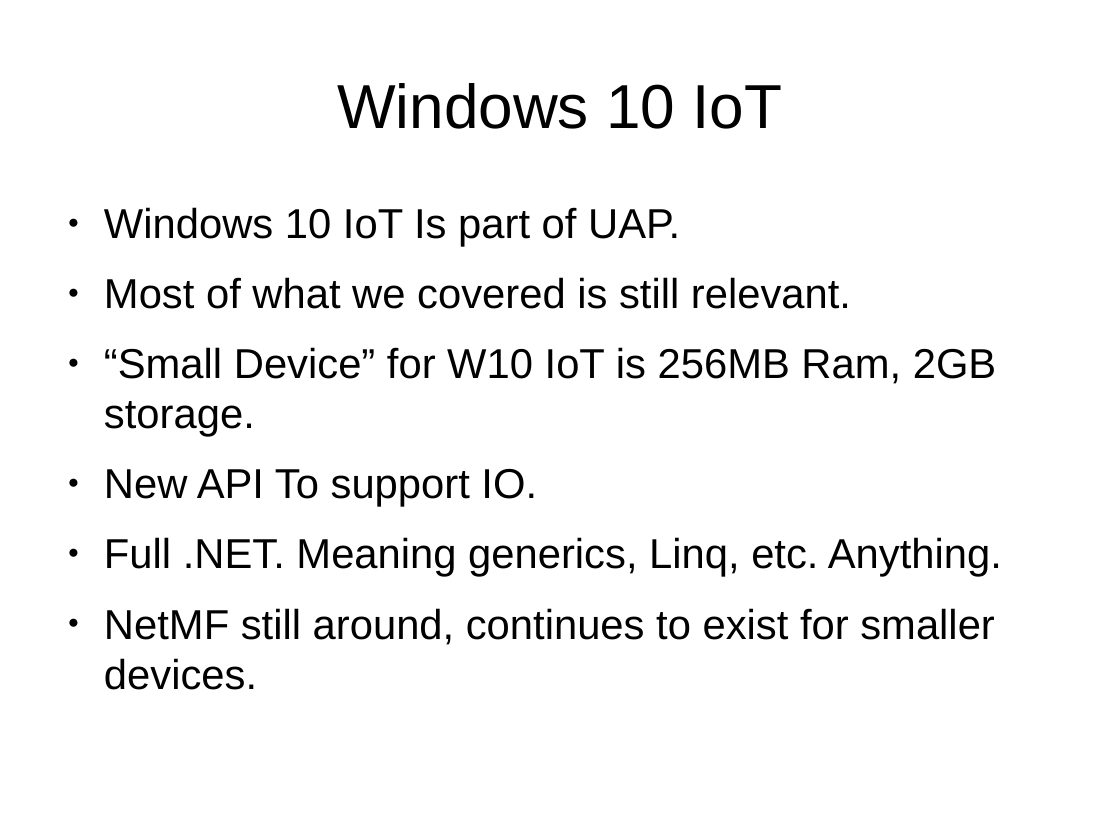
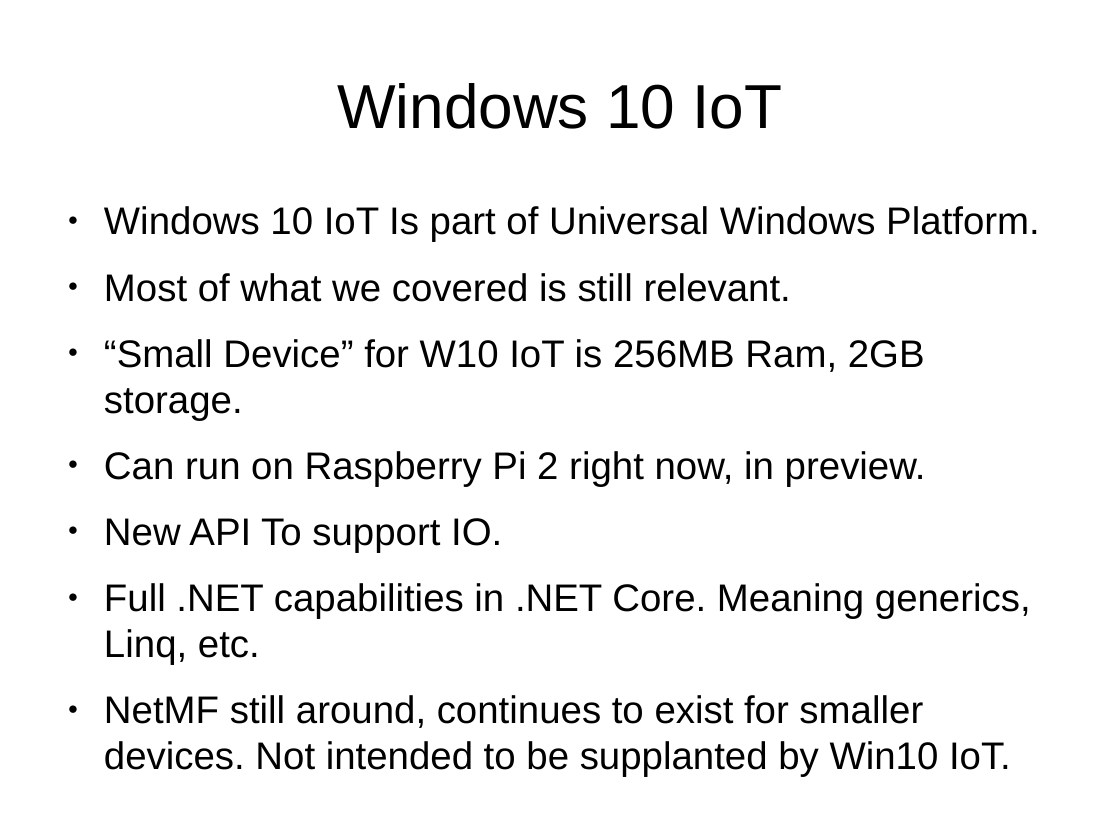
Before and after one commit to mvphelps/Presentations, a slide deck: slide 39 of IADNUG 20150604 Internet of Things NetMF/IoT.odp. Drawn at 1120x840 pixels with LibreOffice and Linux fonts; fonts in the diff are those of the drawing. Boxes give left, top, right and bottom in pixels: in the first picture for what was removed or moved away, otherwise in the second. Text is boxed around its words. In the diff, an @@ line names an element or a change of style, - is before the commit and + after.

```diff
--- a/IADNUG 20150604 Internet of Things NetMF/IoT.odp
+++ b/IADNUG 20150604 Internet of Things NetMF/IoT.odp
@@ text at [104, 206, 1040, 242]: text changed; size 29.6 to 27.2 pt @@
-● Windows 10 IoT Is part of UAP.
+● Windows 10 IoT Is part of Universal Windows Platform.
@@ text at [104, 273, 925, 553]: size 29.6 to 27.2 pt in "Most of what we covered is still ...", "“Small Device” for W10 IoT is 256MB ...", "New API To support IO." @@
@@ text at [104, 451, 926, 487]: paragraph added @@
+● Can run on Raspberry Pi 2 right now, in preview.
@@ text at [104, 583, 1031, 777]: text changed; size 29.6 to 27.2 pt @@
-● Full .NET. Meaning generics, Linq, etc. Anything.
-● NetMF still around, continues to exist for smaller devices.
+● Full .NET capabilities in .NET Core. Meaning generics, Linq, etc.
+● NetMF still around, continues to exist for smaller devices. Not intended to be supplanted by Win10 IoT.
```
Also in this commit, not shown: 1 other slide changed, 3 other files.
